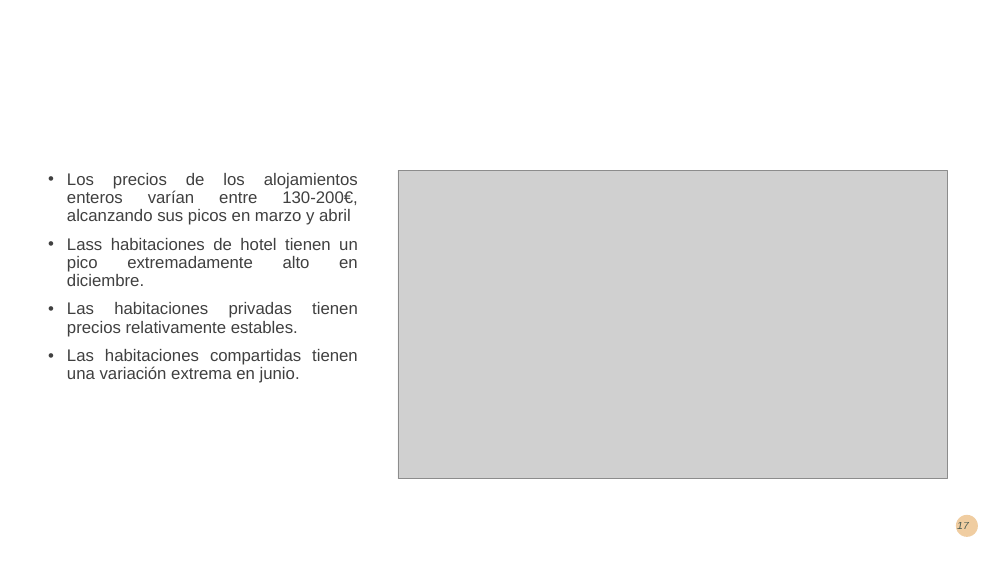
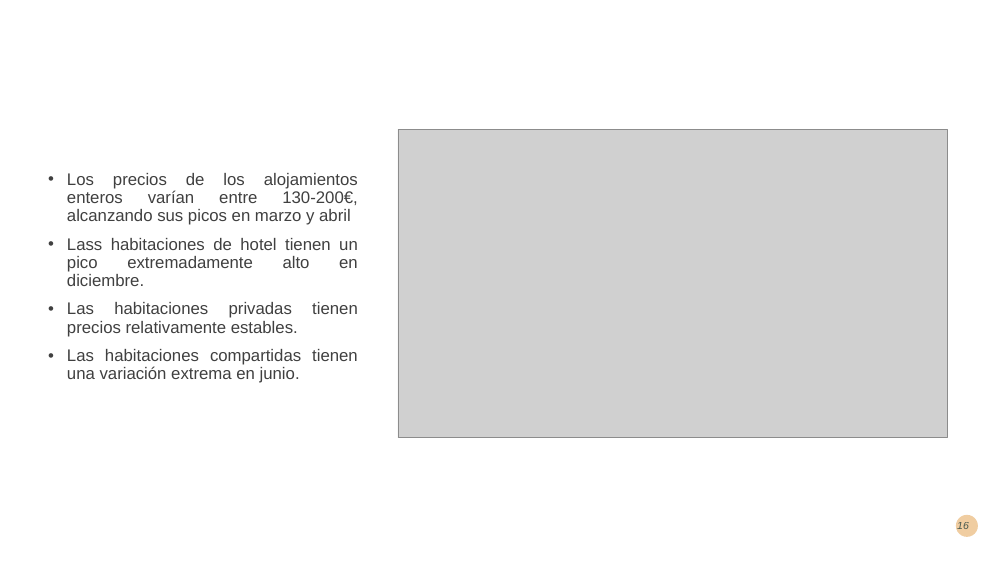
Before and after one commit to AlbrtttoTorres/EDA_Airbnb_Barcelona_Madrid_Sevilla, a slide deck: slide 16 of Presentación.pptx (slide 17 before the commit). Drawn at 1008x567 pixels with LibreOffice and Linux fonts; fonts in the diff are those of the drawing; grey boxes stand for pictures. Boxes give left, top, right and bottom in pixels: in the first picture for what was removed or moved away, otherwise in the second. Text is boxed around its words. In the diff, an @@ line names an element or a change of style, - is before the commit and + after.

```diff
--- a/Presentación.pptx
+++ b/Presentación.pptx
@@ picture: place and size @@
-picture at [398, 170, 947, 479]
+picture at [398, 129, 947, 439]
@@ page number at [957, 522, 969, 529]: text changed @@
-17
+16
```
Also in this commit, not shown: 5 other slides changed, 1 slide added, 2 slides removed, 1 other file.
